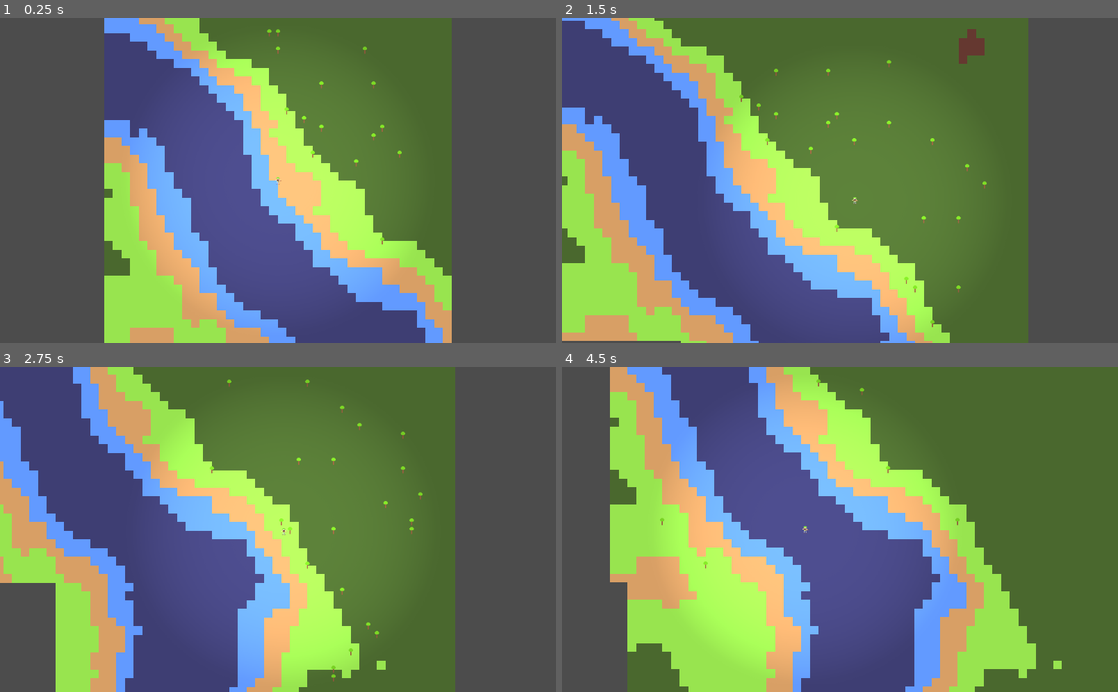
Above: before the commit, frames 1-4 (two rows, left to right).
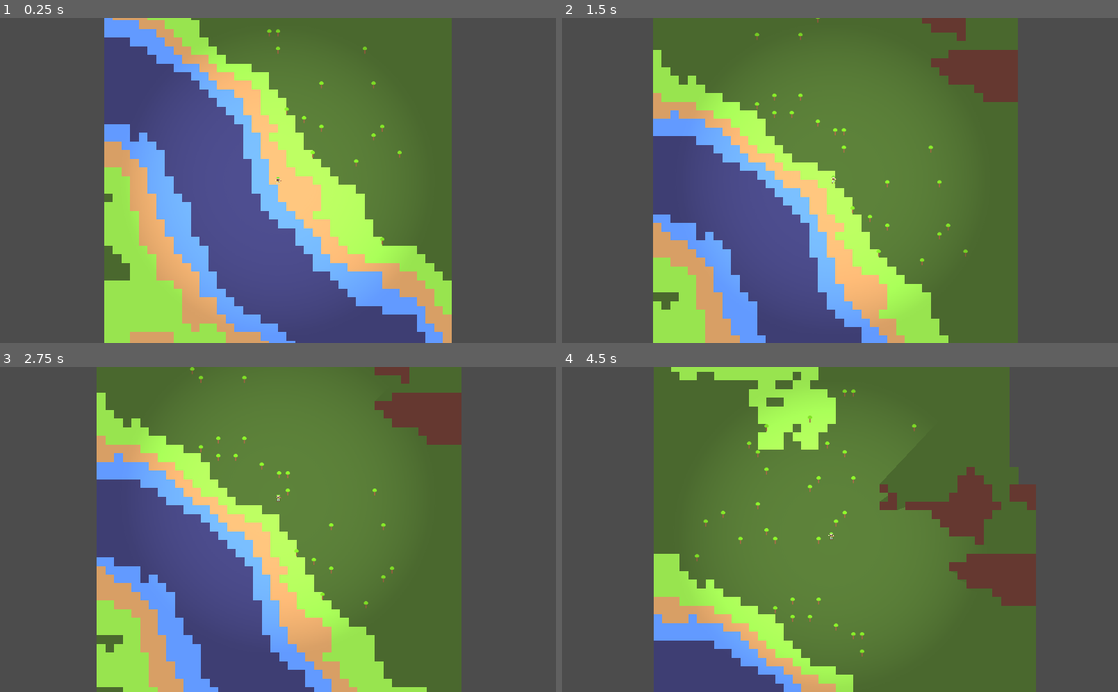
Above: after the commit, the same moments.

Repository: mlzovozlm/Godot2DTopDown
Game: Godot game, scene res://src/Map/Map.tscn
Two runs of this game, one before a commit and one after it. Both use one fixed random seed, a clock stepped at 60 frames per second and the inputs below. The project has no main scene, so this scene is started directly.
Inputs (mouse positions are in pixels of both pictures, inside the frame that each line leads up to):
- Up to frame 1 (0.25 s): no input
- Up to frame 2 (1.5 s): tap Enter at 0.5 s; move the mouse to (828, 34) at 0.52 s; hold D (move_right) 0.53-1.28 s; hold Right mouse button (move_click, bound only after the commit) 0.53-1.28 s; click (828, 34) at 0.67 s; move the mouse to (767, 112) at 1.27 s; hold S (move_down) from 1.28 s (still down); right-click (767, 112) at 1.35 s; click (767, 112) at 1.42 s
- Up to frame 3 (2.75 s): move the mouse to (233, 432) at 2.02 s; release S (move_down) at 2.03 s; hold D (move_right) from 2.03 s (still down); hold Right mouse button (move_click, bound only after the commit) from 2.03 s (still down); click (233, 432) at 2.17 s
- Up to frame 4 (4.5 s): move the mouse to (773, 471) at 2.77 s; release D (move_right) at 2.78 s; release Right mouse button (move_click, bound only after the commit) at 2.78 s; hold W (move_up) 2.78-3.53 s; right-click (773, 471) at 2.85 s; click (773, 471) at 2.92 s; move the mouse to (784, 383) at 3.52 s; hold Right mouse button (move_click, bound only after the commit) 3.53-4.28 s; hold A (move_left) from 3.53 s (still down); click (784, 383) at 3.67 s; move the mouse to (667, 565) at 4.27 s; right-click (667, 565) at 4.35 s; click (667, 565) at 4.42 s

The runs differ from the first frame. In frame 1, 4.4% of the frame differs, in the area x 18-82%, y 0-100%; in frame 2, 39%; in frame 3, 36%; in frame 4, 76%, in the area x 8-100%, y 0-100%.

Commit message:
add movement by right mouse

Diff:
--- a/project.godot
+++ b/project.godot
@@ -34,6 +34,29 @@
 layer=false
 physics=false
 
+[importer_defaults]
+
+texture={
+"compress/bptc_ldr": 0,
+"compress/hdr_mode": 0,
+"compress/lossy_quality": 0.7,
+"compress/mode": 0,
+"compress/normal_map": 0,
+"detect_3d": true,
+"flags/anisotropic": false,
+"flags/filter": false,
+"flags/mipmaps": false,
+"flags/repeat": 0,
+"flags/srgb": 2,
+"process/HDR_as_SRGB": false,
+"process/fix_alpha_border": true,
+"process/invert_color": false,
+"process/premult_alpha": false,
+"size_limit": 0,
+"stream": false,
+"svg/scale": 1.0
+}
+
 [input]
 
 move_up={
@@ -65,6 +88,11 @@
 "events": [ Object(InputEventMouseButton,"resource_local_to_scene":false,"resource_name":"","device":0,"alt":false,"shi …(212 unchanged characters)…
  ]
 }
+move_click={
+"deadzone": 0.5,
+"events": [ Object(InputEventMouseButton,"resource_local_to_scene":false,"resource_name":"","device":0,"alt":false,"shift":false,"control":false,"meta":false,"command":false,"button_mask":0,"position":Vector2( 0, 0 ),"global_position":Vector2( 0, 0 ),"factor":1.0,"button_index":2,"pressed":false,"doubleclick":false,"script":null)
+ ]
+}
 
 [layer_names]
 
--- a/src/Actors/Player.gd
+++ b/src/Actors/Player.gd
@@ -1,10 +1,65 @@
 extends Actor
 
+const MODE = {
+	"KEY": 0,
+	"MOUSE": 1
+}
+
+var move_mode;
+var last_click_position := Vector2.ZERO;
+var position_update_step = 0.5;
+onready var position_timer := $PositionTimer;
+onready var last_position = get_position();
+
+func _ready():
+	position_timer.set_wait_time(position_update_step);
+	position_timer.set_one_shot(false);
+	position_timer.connect("timeout", self, "stop_moving_in_place");
+	position_timer.start();
+
+func stop_moving_in_place() -> void:
+	var current_position = get_position();
+	if abs(last_position.x - current_position.x) < 2 and \
+	abs(last_position.y - current_position.y) < 2:
+		direction = Vector2.ZERO;
+	last_position = current_position;
+
 func _physics_process(delta) -> void:
-	move_direction();
+	direction = get_direction();
+	redirect_if_bumped();
 	velocity = speed * direction.normalized();
 	velocity = move_and_slide(velocity);
+	if get_distance(get_position(), last_click_position) < 3:
+		direction = Vector2.ZERO;
 
-func move_direction() -> void:
-	direction.x = Input.get_action_strength("move_right") - Input.get_action_strength("move_left");
-	direction.y = Input.get_action_strength("move_down") - Input.get_action_strength("move_up");
+func redirect_if_bumped():
+	if move_mode == MODE.MOUSE:
+		direction = last_click_position - get_position();
+
+func get_distance(a: Vector2, b: Vector2) -> float:
+	return sqrt(pow(a.x - b.x, 2) + pow(a.y - b.y, 2));
+
+func get_direction() -> Vector2:
+	var new_direction;
+	if move_mode == 1:
+		new_direction = direction;
+	else:
+		new_direction = Vector2.ZERO;
+	if Input.is_action_pressed("move_click"):
+		move_mode = MODE.MOUSE;
+		var mouse_position = get_global_mouse_position();
+		new_direction = (mouse_position - get_position());
+		last_click_position = mouse_position;
+	if Input.is_action_pressed("move_left"):
+		move_mode = MODE.KEY;
+		new_direction.x = -1;
+	if Input.is_action_pressed("move_right"):
+		move_mode = MODE.KEY;
+		new_direction.x = 1;
+	if Input.is_action_pressed("move_up"):
+		move_mode = MODE.KEY;
+		new_direction.y = -1;
+	if Input.is_action_pressed("move_down"):
+		move_mode = MODE.KEY;
+		new_direction.y = 1;
+	return new_direction;
--- a/src/Actors/Player.tscn
+++ b/src/Actors/Player.tscn
@@ -12,16 +12,19 @@
 extents = Vector2( 5.02695, 6.85526 )
 
 [node name="Player" type="KinematicBody2D"]
-collision_mask = 8
+collision_mask = 14
 script = ExtResource( 2 )
 
 [node name="Player" type="Sprite" parent="."]
+position = Vector2( 0, -8 )
 texture = ExtResource( 1 )
 
 [node name="CollisionShape2D" type="CollisionShape2D" parent="."]
+position = Vector2( 0, -8 )
 shape = SubResource( 1 )
 
 [node name="EnemyDetector" type="Area2D" parent="."]
+position = Vector2( 0, -8 )
 collision_mask = 2
 
 [node name="CollisionShape2D" type="CollisionShape2D" parent="EnemyDetector"]
@@ -30,17 +33,22 @@
 [node name="Camera2D" type="Camera2D" parent="."]
 modulate = Color( 0, 0, 0, 1 )
 self_modulate = Color( 0, 0, 0, 1 )
+position = Vector2( 0, -8 )
 current = true
 smoothing_enabled = true
 smoothing_speed = 4.0
 script = ExtResource( 3 )
 
 [node name="Light2DAdd" type="Light2D" parent="."]
+position = Vector2( 0, -8 )
 texture = ExtResource( 4 )
 energy = 0.5
 shadow_enabled = true
 
 [node name="Light2D2Mask" type="Light2D" parent="."]
+position = Vector2( 0, -8 )
 texture = ExtResource( 4 )
 mode = 3
 range_item_cull_mask = 2
+
+[node name="PositionTimer" type="Timer" parent="."]
--- a/src/Objects/Tree.tscn
+++ b/src/Objects/Tree.tscn
@@ -36,15 +36,18 @@
 script = ExtResource( 2 )
 
 [node name="Tree" type="Sprite" parent="."]
+position = Vector2( 0, -8 )
 texture = ExtResource( 1 )
 
 [node name="CollisionShape2D" type="CollisionShape2D" parent="."]
+position = Vector2( 0, -8 )
 shape = SubResource( 1 )
 
 [node name="AnimationPlayer" type="AnimationPlayer" parent="."]
 anims/shake = SubResource( 2 )
 
 [node name="PlayerDetector" type="Area2D" parent="."]
+position = Vector2( 0, -8 )
 monitorable = false
 collision_layer = 4
 
@@ -55,6 +58,7 @@
 [node name="AgingTimer" type="Timer" parent="."]
 
 [node name="VisibleArea" type="Area2D" parent="."]
+position = Vector2( 0, -8 )
 monitorable = false
 collision_layer = 4
 
